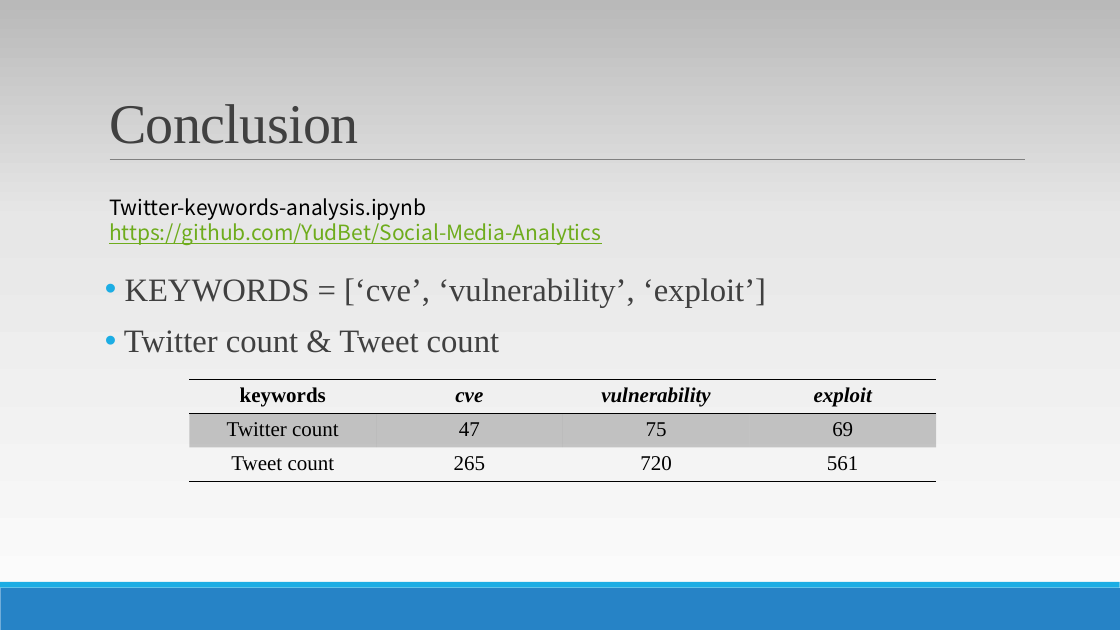
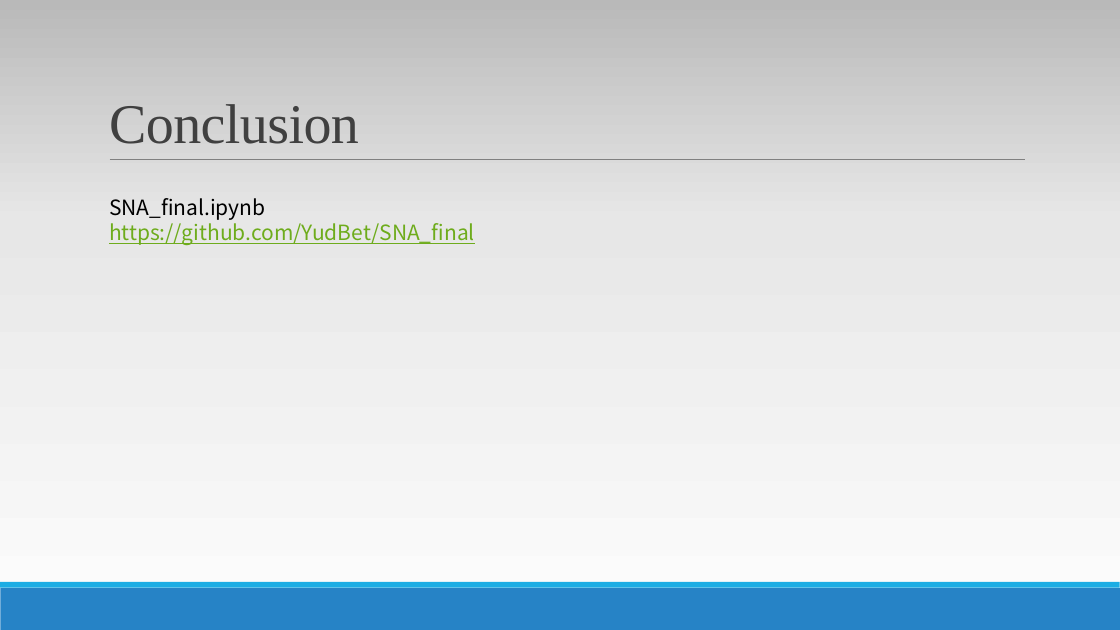
Before and after one commit to YudBet/SNA_final, a slide deck: slide 14 of M10515028_final.pptx. Drawn at 1120x630 pixels with LibreOffice and Linux fonts; fonts in the diff are those of the drawing; grey boxes stand for pictures. Boxes give left, top, right and bottom in pixels: in the first picture for what was removed or moved away, otherwise in the second. Text is boxed around its words. In the diff, an @@ line names an element or a change of style, - is before the commit and + after.

```diff
--- a/M10515028_final.pptx
+++ b/M10515028_final.pptx
@@ text at box(109, 198, 475, 245): text changed @@
-Twitter-keywords-analysis.ipynb
-https://github.com/YudBet/Social-Media-Analytics
+SNA_final.ipynb
+https://github.com/YudBet/SNA_final
@@ text removed at box(124, 278, 766, 353) @@
-• KEYWORDS = [‘cve’, ‘vulnerability’, ‘exploit’]
-• Twitter count & Tweet count
@@ table removed at box(190, 379, 936, 481), 3 rows, 4 columns @@
-keywords | cve | vulnerability | exploit
-Twitter count | 47 | 75 | 69
-Tweet count | 265 | 720 | 561
```
Also in this commit, not shown: 1 other slide changed.
